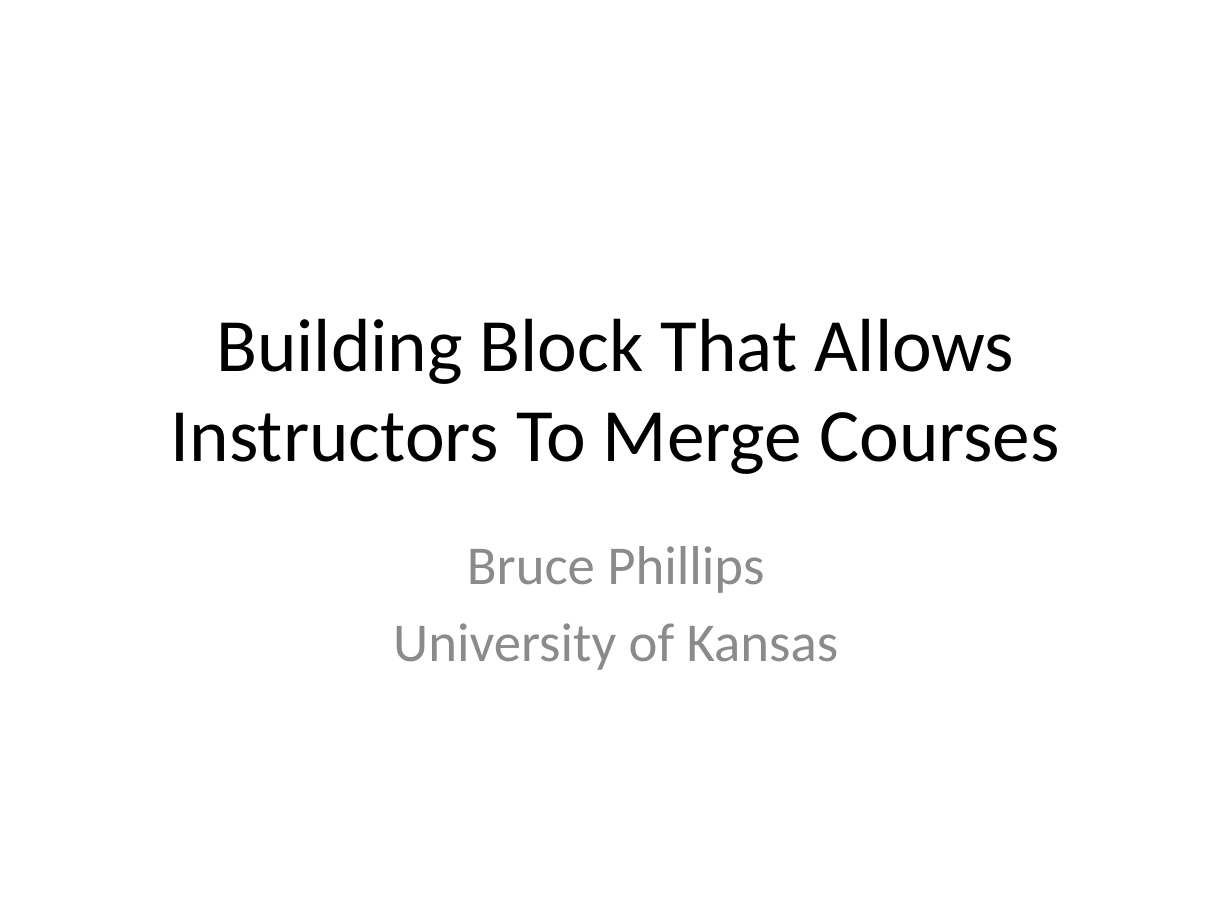
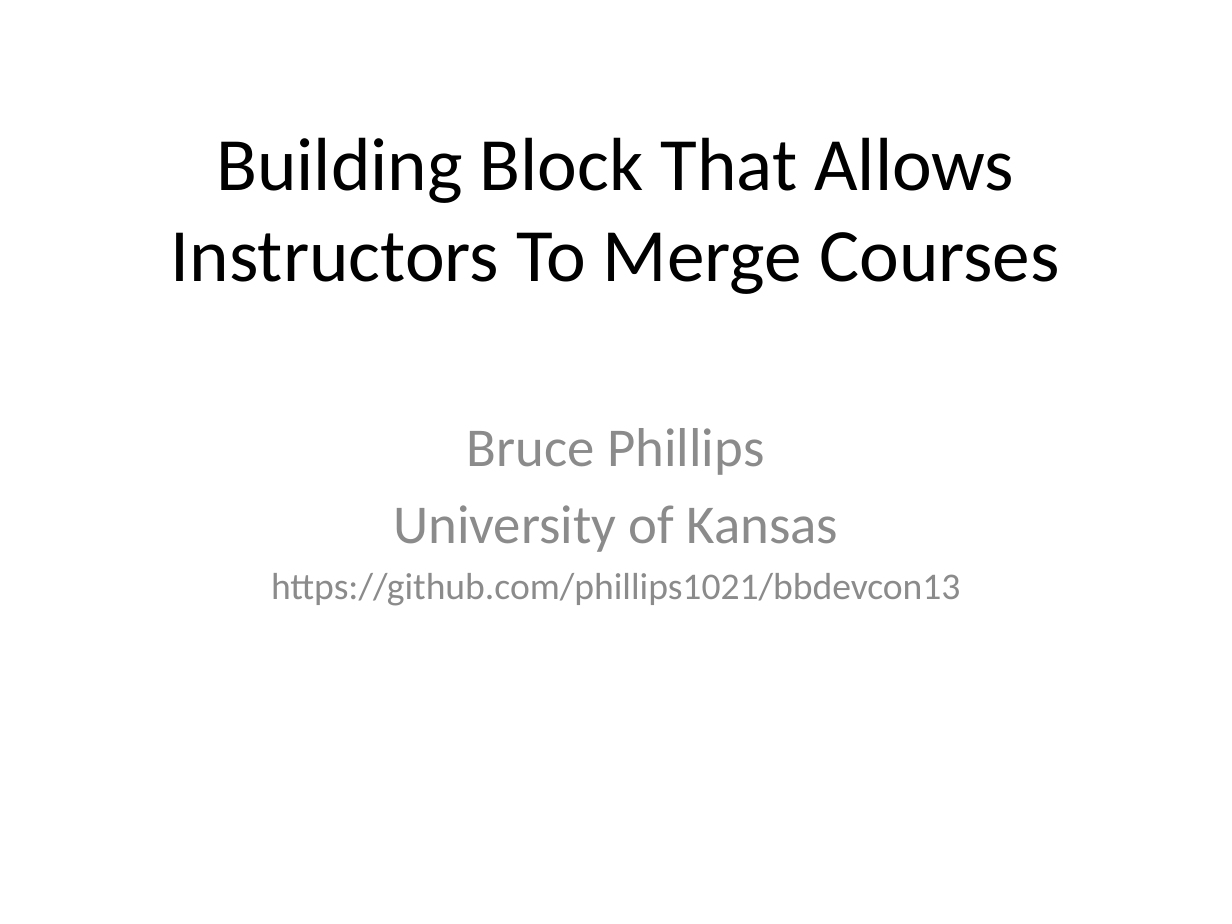
Before and after one commit to phillips1021/bbdevcon13, a slide deck: slide 1 of Course Merge.pptx. Drawn at 1232x924 pixels with LibreOffice and Linux fonts; fonts in the diff are those of the drawing. Boxes give left, top, right and bottom in pixels: in the first picture for what was removed or moved away, otherwise in the second. Text is boxed around its words. In the diff, an @@ line names an element or a change of style, - is before the commit and + after.

Commit message:
improved wording on issues slide

```diff
--- a/Course Merge.pptx
+++ b/Course Merge.pptx
@@ title "Building Block That Allows Instructors ...": place and size @@
-title "Building Block That Allows Instructors ..." at <box>171,318,1060,474</box>
+title "Building Block That Allows Instructors ..." at <box>171,137,1060,294</box>
@@ subtitle "Bruce Phillips": place and size @@
-subtitle "Bruce Phillips" at <box>393,546,839,670</box>
+subtitle "Bruce Phillips" at <box>271,428,960,606</box>
@@ subtitle at <box>271,573,960,606</box>: paragraph added @@
+https://github.com/phillips1021/bbdevcon13
```
Also in this commit, not shown: 2 other slides changed, 1 other file.
